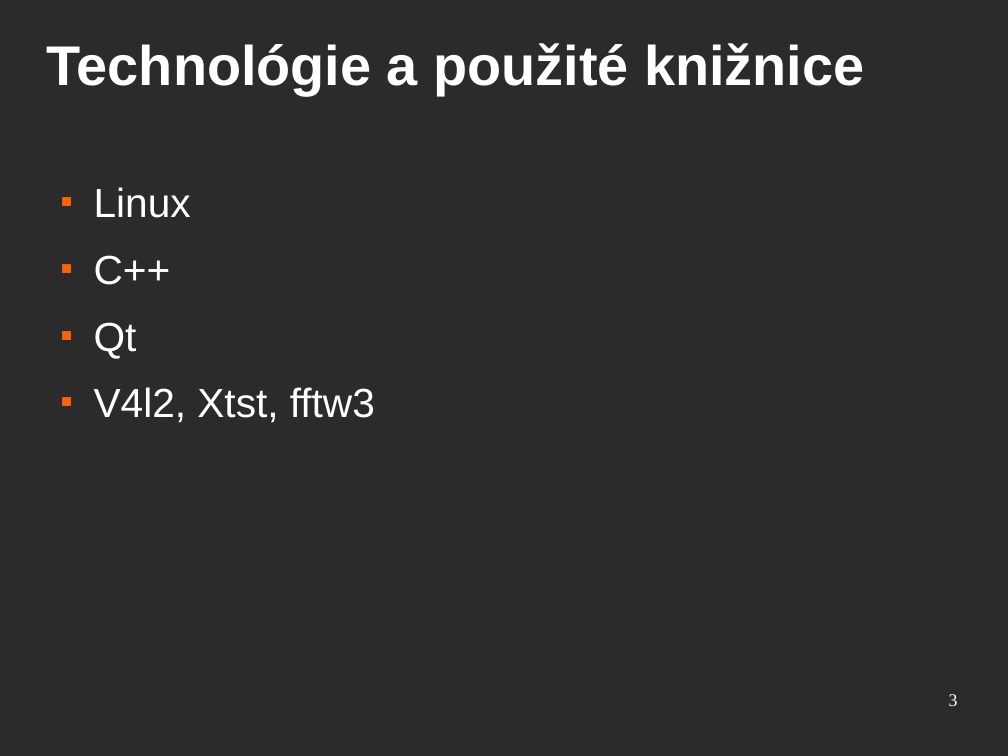
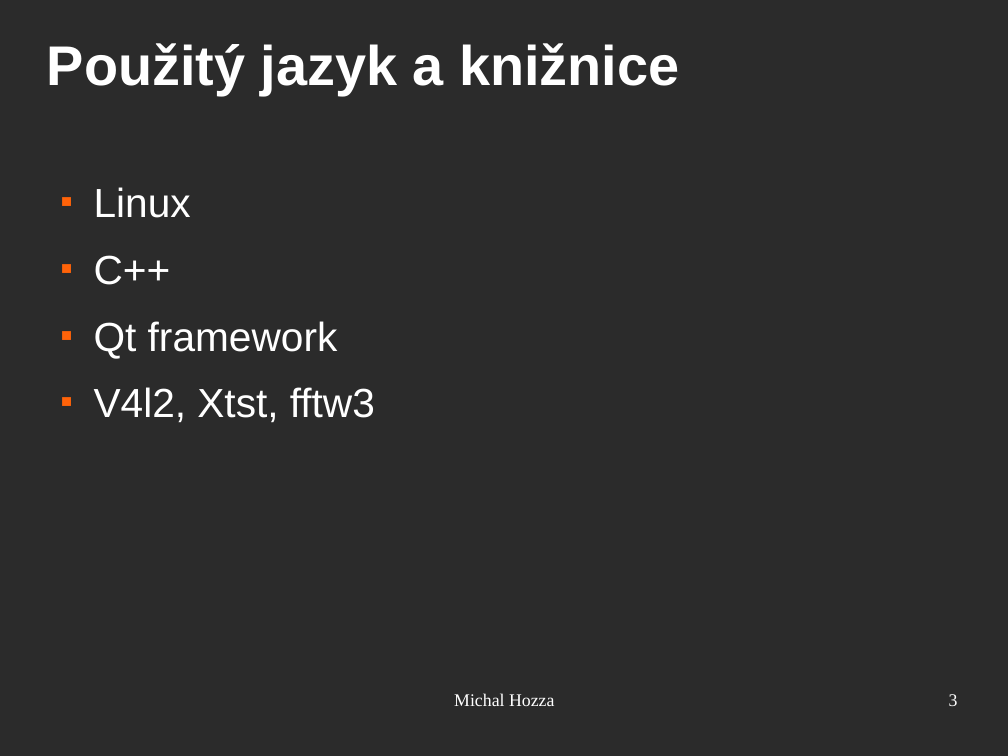
Before and after one commit to mhozza/HandControl_BachelorThesis, a slide deck: slide 3 of prezentacia/handcontrol.odp. Drawn at 1008x756 pixels with LibreOffice and Linux fonts; fonts in the diff are those of the drawing; background and template pictures are left out; a plain dark background stands for a picture behind light text. Boxes give left, top, right and bottom in pixels: in the first picture for what was removed or moved away, otherwise in the second. Text is boxed around its words. In the diff, an @@ line names an element or a change of style, - is before the commit and + after.

```diff
--- a/prezentacia/handcontrol.odp
+++ b/prezentacia/handcontrol.odp
@@ title at (x1=47, y1=43, x2=679, y2=95): text changed @@
-Technológie a použité knižnice
+Použitý jazyk a knižnice
@@ text at (x1=94, y1=321, x2=338, y2=358): text changed @@
-■ Qt
+■ Qt framework
@@ text added at (x1=454, y1=693, x2=554, y2=706), 14 pt, text #FFFFFF @@
+Michal Hozza
```
Also in this commit, not shown: 8 other slides changed, 4 slides added, 2 slides removed, 7 other files.
